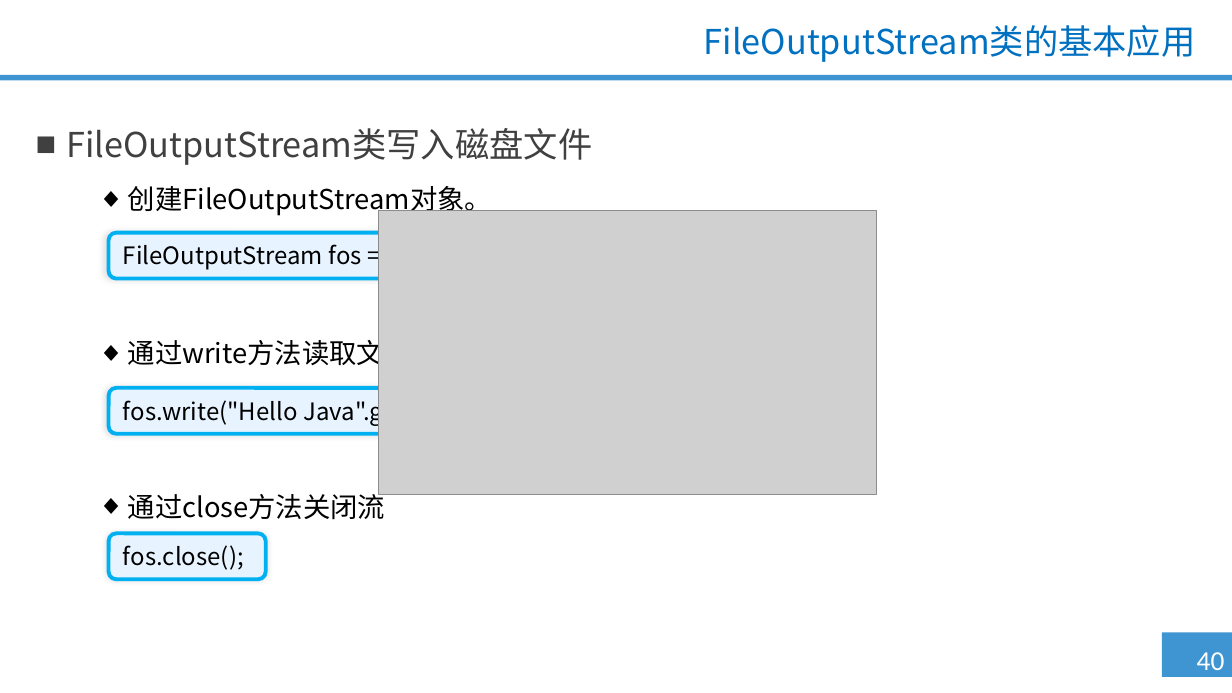
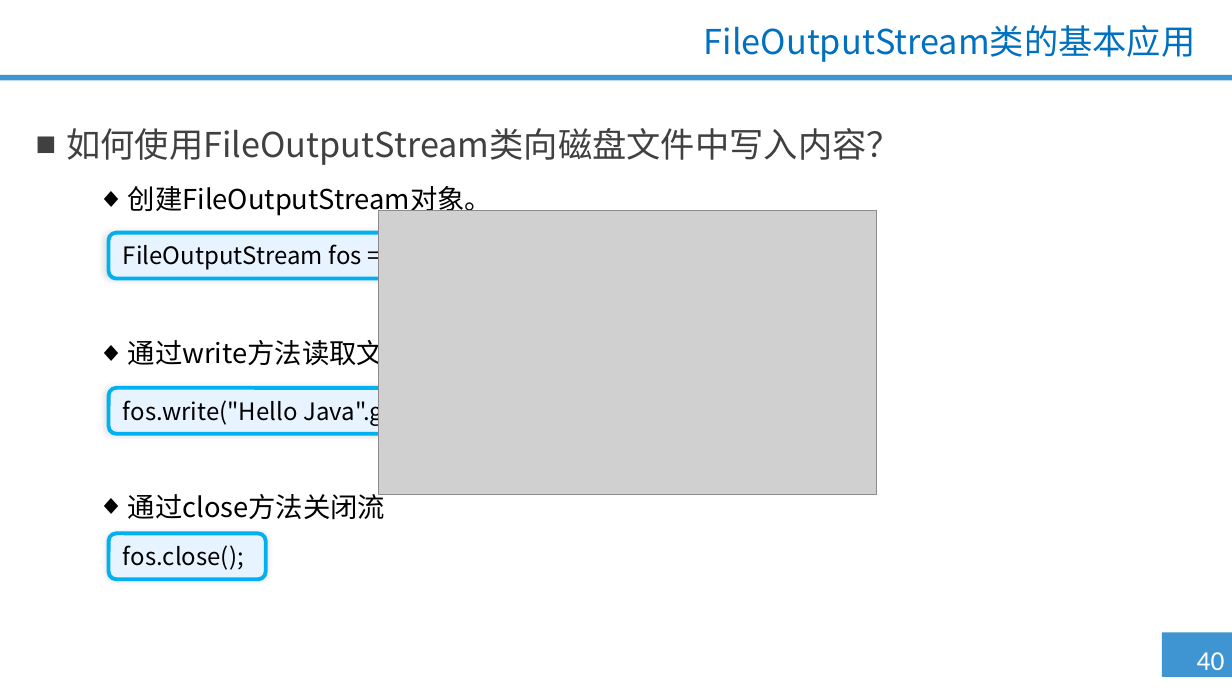
Before and after one commit to qzc70919700/--Java-, a slide deck: slide 40 of 第七单元 IO流（一）/1.0.0.0/PPT/第七单元 IO流（一）.pptx. Drawn at 1232x693 pixels with LibreOffice and Linux fonts; fonts in the diff are those of the drawing; grey boxes stand for pictures; background and template pictures are left out. Boxes give left, top, right and bottom in pixels: in the first picture for what was removed or moved away, otherwise in the second. Text is boxed around its words. In the diff, an @@ line names an element or a change of style, - is before the commit and + after.

```diff
--- a/第七单元 IO流（一）/1.0.0.0/PPT/第七单元 IO流（一）.pptx
+++ b/第七单元 IO流（一）/1.0.0.0/PPT/第七单元 IO流（一）.pptx
@@ text at bbox=[66, 128, 901, 165]: text changed @@
-■ FileOutputStream类写入磁盘文件
+■ 如何使用FileOutputStream类向磁盘文件中写入内容？
```
Also in this commit, not shown: 13 other slides changed, 1 other file.
